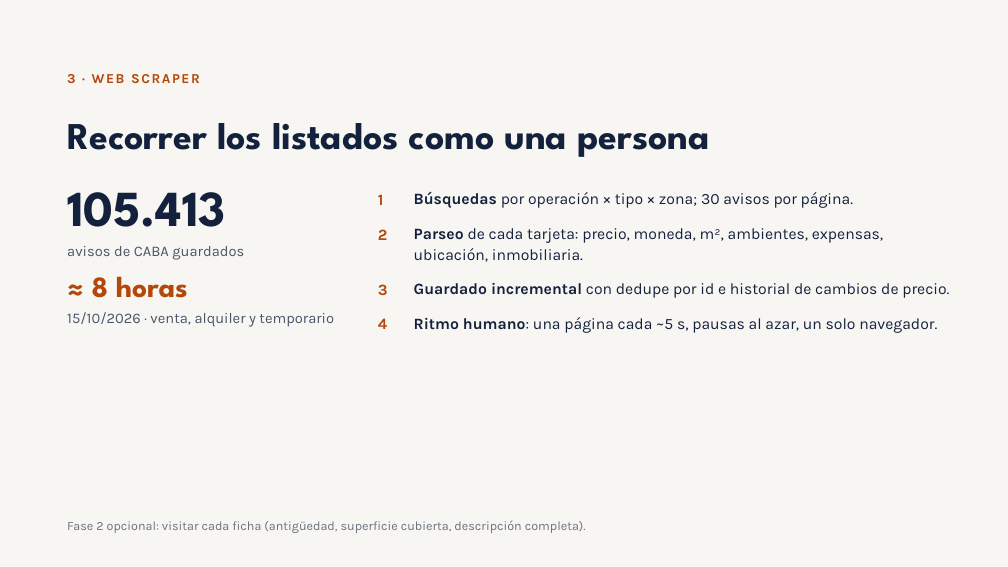
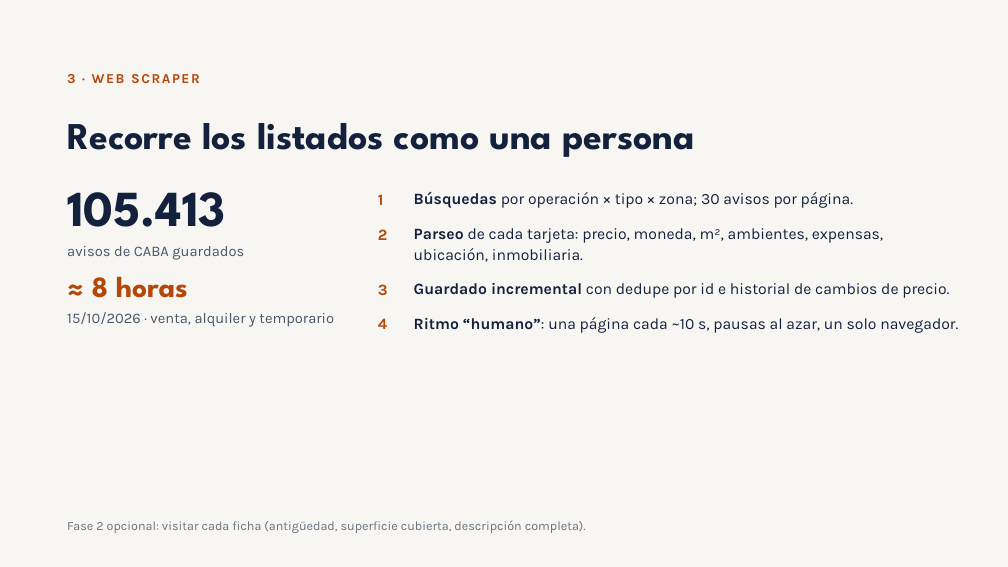
Before and after one commit to nicohorn/zonaprop-web-scraper, a slide deck: slide 4 of docs/ZonaProp Scraper.pptx. Drawn at 1008x567 pixels with LibreOffice and Linux fonts; fonts in the diff are those of the drawing. Boxes give left, top, right and bottom in pixels: in the first picture for what was removed or moved away, otherwise in the second. Text is boxed around its words. In the diff, an @@ line names an element or a change of style, - is before the commit and + after.

```diff
--- a/docs/ZonaProp Scraper.pptx
+++ b/docs/ZonaProp Scraper.pptx
@@ title at (67,123,695,157): text changed @@
-Recorrer los listados como una persona
+Recorre los listados como una persona
@@ text at (414,317,958,333): text changed @@
-Ritmo humano: una página cada ~5 s, pausas al azar, un solo navegador.
+Ritmo “humano”: una página cada ~10 s, pausas al azar, un solo navegador.
```
Also in this commit, not shown: 1 other slide changed.
